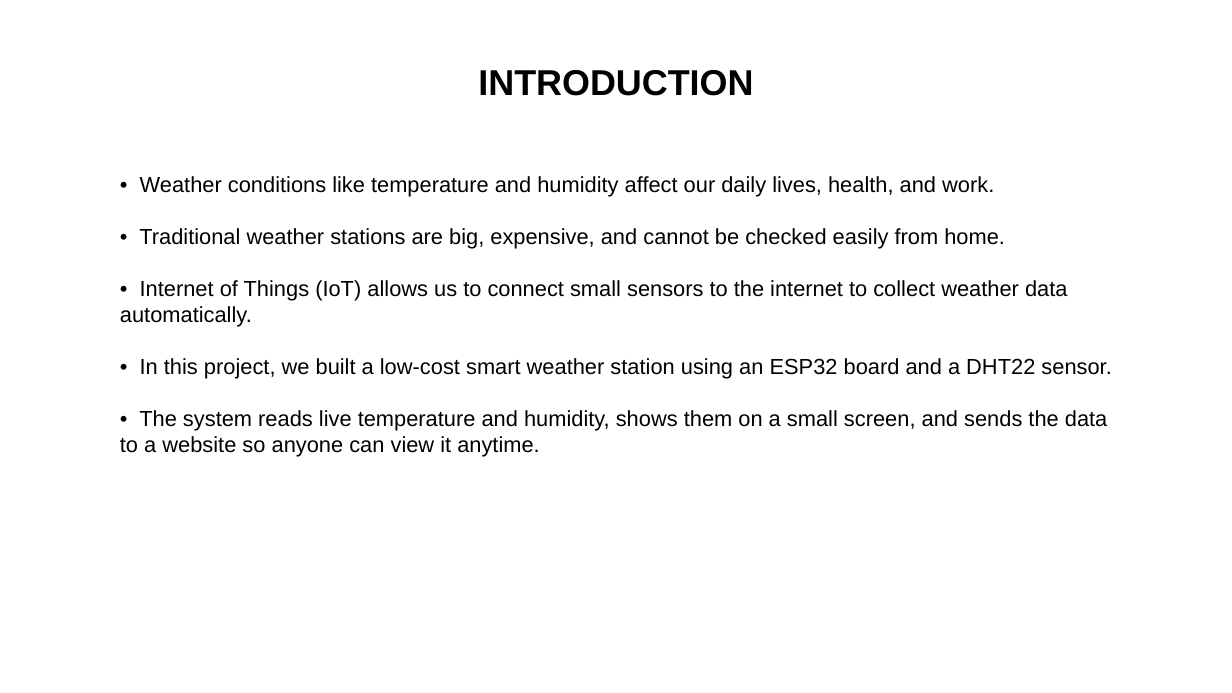
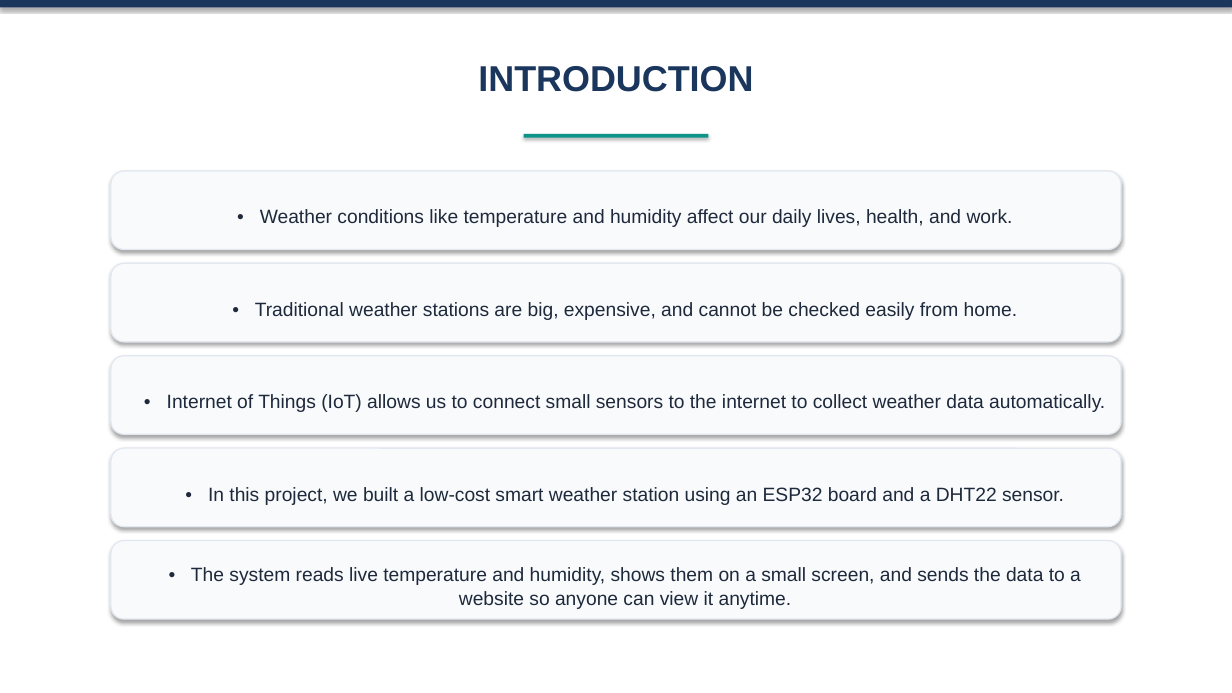
Before and after one commit to prasoon9999/smart-weather-station, a slide deck: slide 3 of Smart_Weather_Station_Presentation.pptx. Drawn at 1232x693 pixels with LibreOffice and Linux fonts; fonts in the diff are those of the drawing. Boxes give left, top, right and bottom in pixels: in the first picture for what was removed or moved away, otherwise in the second. Text is boxed around its words. In the diff, an @@ line names an element or a change of style, - is before the commit and + after.

Commit message:
docs: finalize aesthetic presentation preserving exact format and simple language

```diff
--- a/Smart_Weather_Station_Presentation.pptx
+++ b/Smart_Weather_Station_Presentation.pptx
@@ rectangle added at [0,0,1232,7], fill #1A365D @@
@@ text "INTRODUCTION" at [478,66,753,92]: text colour #000000 to #1A365D @@
@@ rectangle added at [524,134,709,138], fill #0D9488 @@
@@ rounded rectangle added at [111,171,1121,250], fill #F8FAFC, outline #E2E8F0 1 pt, 15 pt, text #1E293B @@
+• Weather conditions like temperature and humidity affect our daily lives, health, and work.
@@ text removed at [120,176,1111,457] @@
-• Weather conditions like temperature and humidity affect our daily lives, health, and work.
-• Traditional weather stations are big, expensive, and cannot be checked easily from home.
-• Internet of Things (IoT) allows us to connect small sensors to the internet to collect weather data automatically.
-• In this project, we built a low-cost smart weather station using an ESP32 board and a DHT22 sensor.
-• The system reads live temperature and humidity, shows them on a small screen, and sends the data to a website so anyone can view it anytime.
@@ rounded rectangle added at [111,263,1121,342], fill #F8FAFC, outline #E2E8F0 1 pt, 15 pt, text #1E293B @@
+• Traditional weather stations are big, expensive, and cannot be checked easily from home.
@@ rounded rectangle added at [111,356,1121,434], fill #F8FAFC, outline #E2E8F0 1 pt, 15 pt, text #1E293B @@
+• Internet of Things (IoT) allows us to connect small sensors to the internet to collect weather data automatically.
@@ rounded rectangle added at [111,448,1121,527], fill #F8FAFC, outline #E2E8F0 1 pt, 15 pt, text #1E293B @@
+• In this project, we built a low-cost smart weather station using an ESP32 board and a DHT22 sensor.
@@ rounded rectangle added at [111,541,1121,619], fill #F8FAFC, outline #E2E8F0 1 pt, 15 pt, text #1E293B @@
+• The system reads live temperature and humidity, shows them on a small screen, and sends the data to a website so anyone can view it anytime.
```
Also in this commit, not shown: 9 other slides changed, 2 other files.
